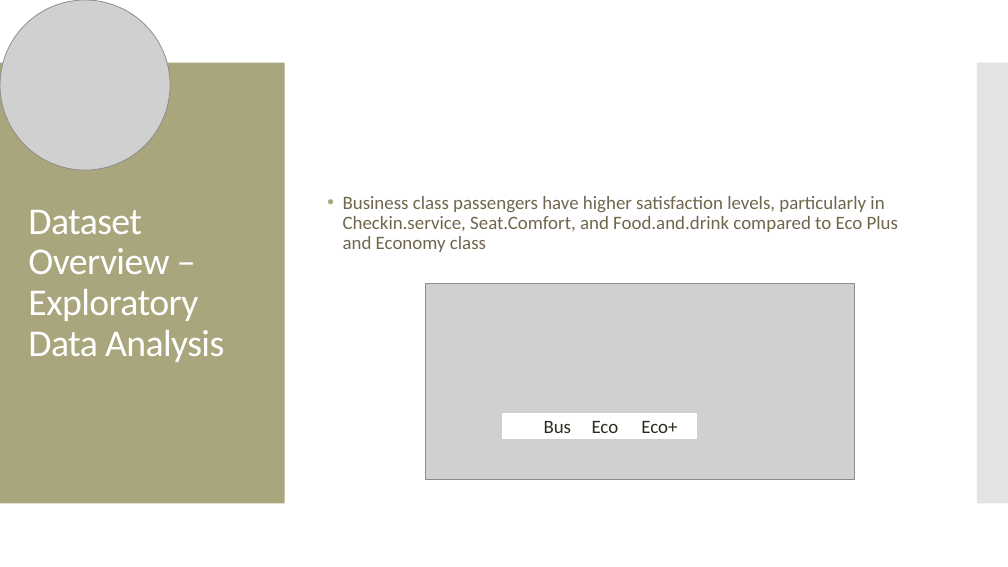
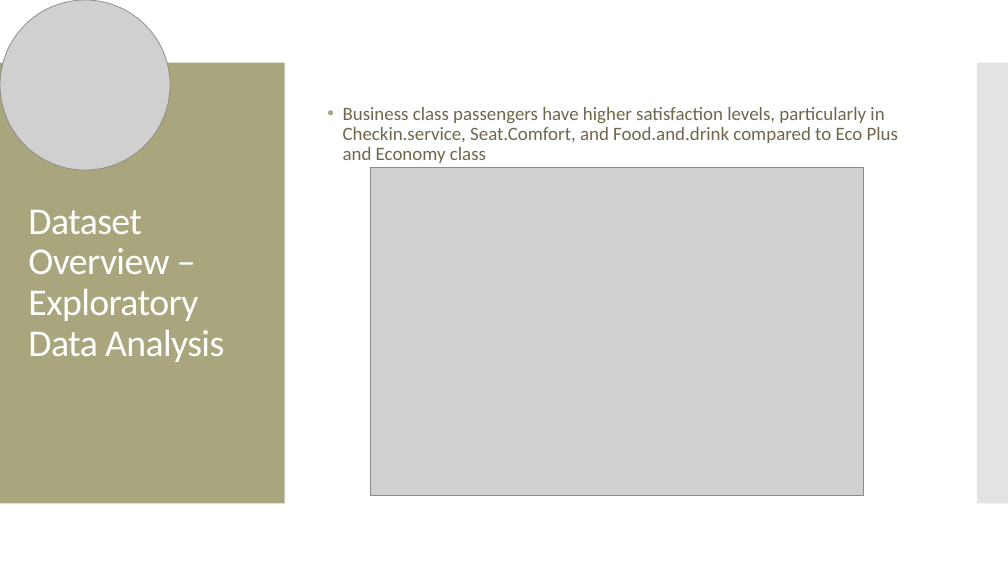
Before and after one commit to MGT-6203-Summer-2023-Edx/Team-6, a slide deck: slide 9 of Final Presentation Slides/Team_6_Final_Slides.pptx. Drawn at 1008x567 pixels with LibreOffice and Linux fonts; fonts in the diff are those of the drawing; grey boxes stand for pictures. Boxes give left, top, right and bottom in pixels: in the first picture for what was removed or moved away, otherwise in the second. Text is boxed around its words. In the diff, an @@ line names an element or a change of style, - is before the commit and + after.

Commit message:
updated Final slides

```diff
--- a/Final Presentation Slides/Team_6_Final_Slides.pptx
+++ b/Final Presentation Slides/Team_6_Final_Slides.pptx
@@ text "Business class passengers have higher ...": place and size @@
-text "Business class passengers have higher ..." at [343,196,898,252]
+text "Business class passengers have higher ..." at [343,107,898,163]
@@ picture: place and size @@
-picture at [425,284,854,479]
+picture at [370,167,863,495]
@@ group removed at [503,414,696,439]: 3 texts, 1 rectangle @@
-Bus
-Eco
-Eco+
```
